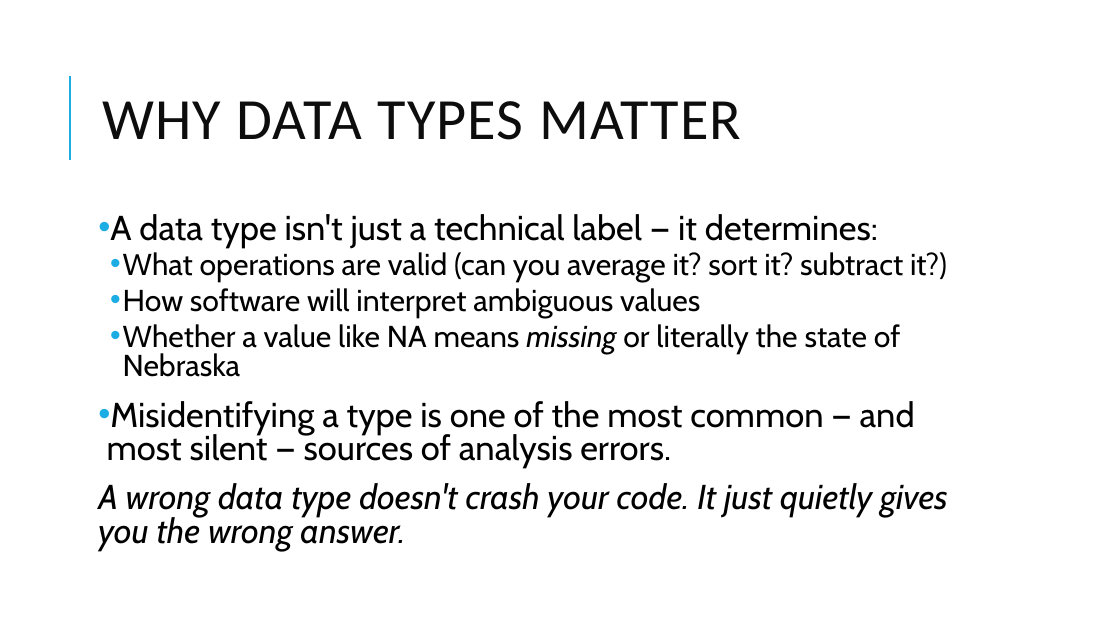
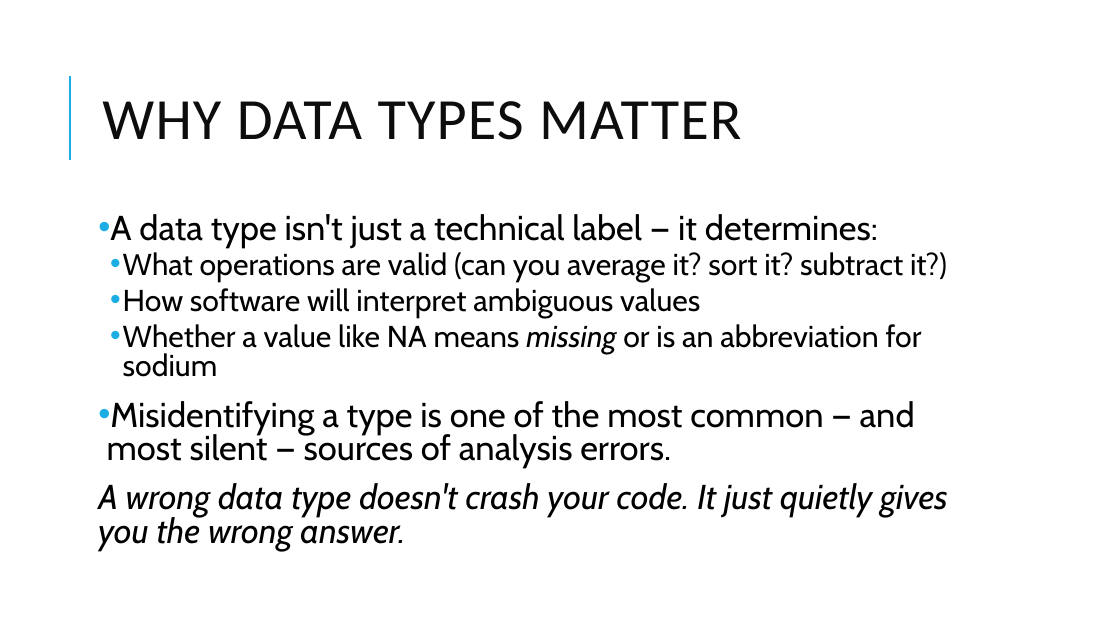
Before and after one commit to pcmathias/MSACL-data-literacy, a slide deck: slide 19 of updates_2026/presentations/module_1_slides.pptx (slide 9 before the commit). Drawn at 1120x630 pixels with LibreOffice and Linux fonts; fonts in the diff are those of the drawing. Boxes give left, top, right and bottom in pixels: in the first picture for what was removed or moved away, otherwise in the second. Text is boxed around its words. In the diff, an @@ line names an element or a change of style, - is before the commit and + after.

```diff
--- a/updates_2026/presentations/module_1_slides.pptx
+++ b/updates_2026/presentations/module_1_slides.pptx
@@ text at (123,324,922,377): text changed @@
-  • Whether a value like NA means missing or literally the state of Nebraska
+  • Whether a value like NA means missing or is an abbreviation for sodium
```
Also in this commit, not shown: 16 other slides changed, 21 slides added, 3 slides removed, 4 other files.
